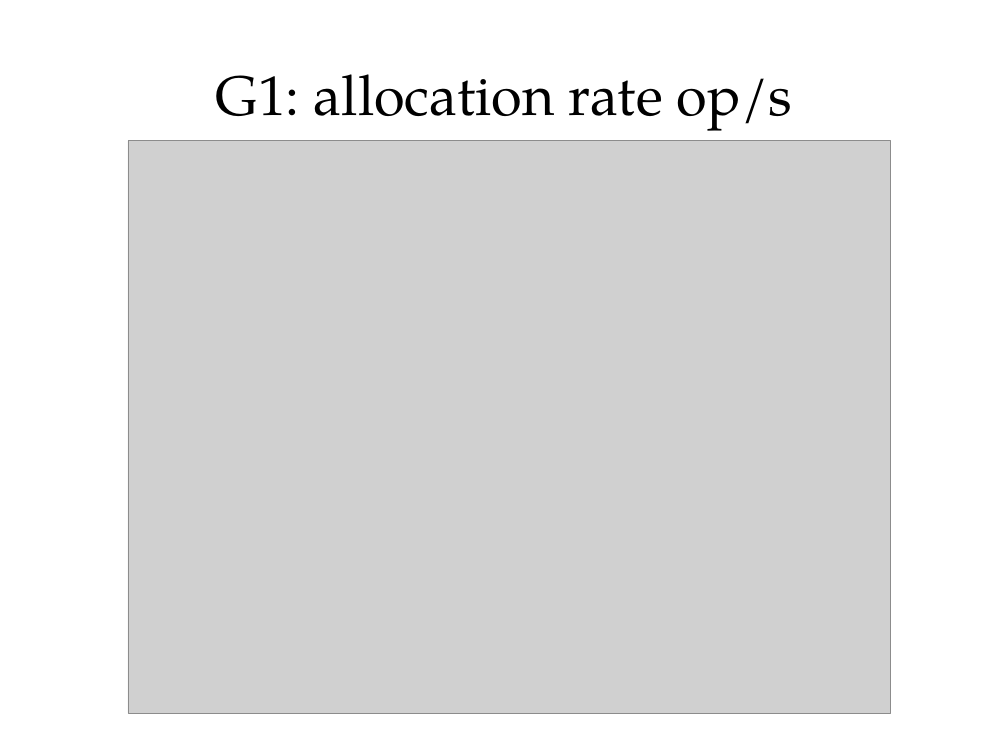
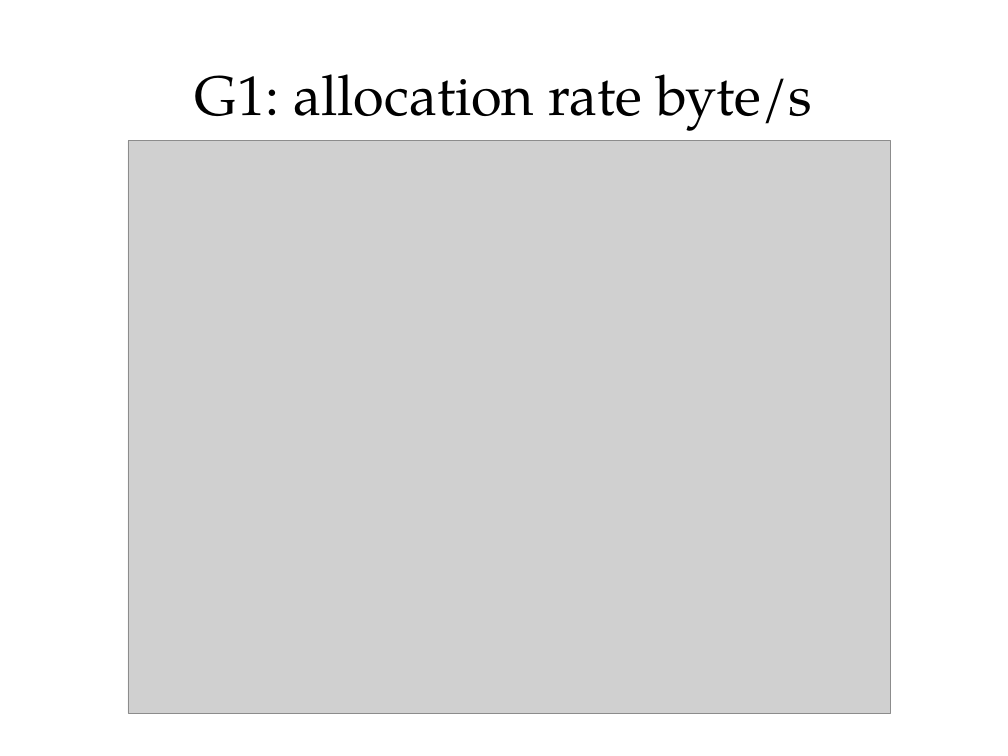
Before and after one commit to cruftex/talk-benchmark-memory, a slide deck: slide 34 of benchmark-memory-with-jmh.odp. Drawn at 1008x756 pixels with LibreOffice and Linux fonts; fonts in the diff are those of the drawing; grey boxes stand for pictures. Boxes give left, top, right and bottom in pixels: in the first picture for what was removed or moved away, otherwise in the second. Text is boxed around its words. In the diff, an @@ line names an element or a change of style, - is before the commit and + after.

Commit message:
fix

```diff
--- a/benchmark-memory-with-jmh.odp
+++ b/benchmark-memory-with-jmh.odp
@@ title at [195,74,812,131]: text changed @@
-G1: allocation rate op/s
+G1: allocation rate byte/s
```
